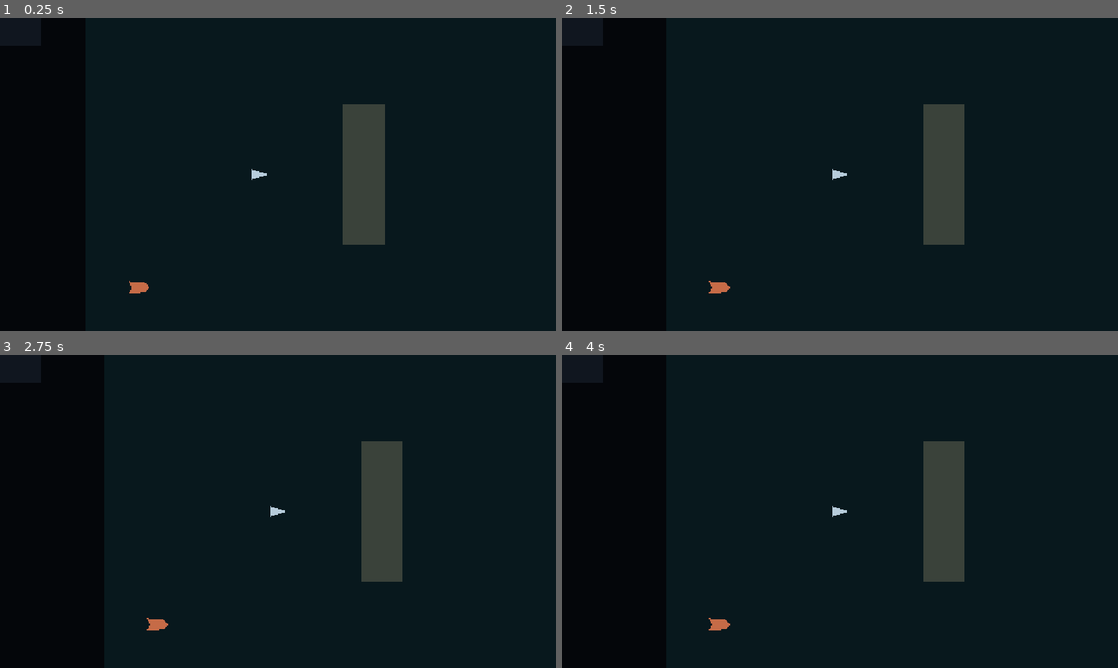
Above: before the commit, frames 1-4 (two rows, left to right).
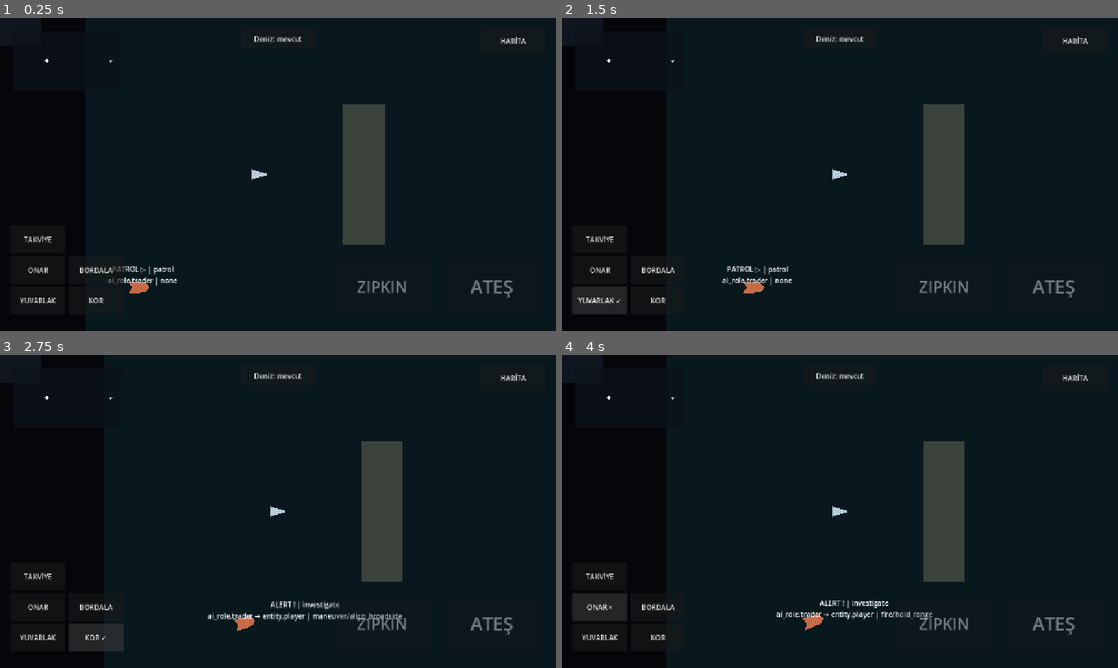
Above: after the commit, the same moments.

Repository: TheOsmanYILDIRIM/SeaCraft
Game: Godot game, scene res://src/presentation/bootstrap.tscn
Same seed, same stepped clock (60 frames per second), same inputs: the game is played once before the commit and once after it.
Inputs (mouse positions are in pixels of both pictures, inside the frame that each line leads up to):
- Up to frame 1 (0.25 s): no input
- Up to frame 2 (1.5 s): click (600, 299) at 0.5 s, where only the run after the commit has a clickable "YUVARLAK"; click (600, 299) at 1.25 s, where only the run after the commit has a clickable "YUVARLAK ✓"
- Up to frame 3 (2.75 s): click (94, 636) at 2 s, where only the run after the commit has a clickable "KOR"
- Up to frame 4 (4 s): click (656, 636) at 2.75 s, where only the run after the commit has a clickable "KOR ✓"; click (600, 608) at 3.5 s, where only the run after the commit has a clickable "ONAR"

The runs differ from the first frame. In frame 1, 1.2% of the frame differs, in the area x 3-95%, y 5-92%; in frame 2, 2.2%; in frame 3, 2.5%, in the area x 3-95%, y 5-95%; in frame 4, 2.4%.
Error before the commit: Parse Error: Function "_int_between()" not found in base self. (res://src/simulation/progression/prg05_economy_state.gd:103)

Commit message:
fix(prg05): complete integer validation and historical migration fixtures

Diff:
--- a/src/simulation/progression/prg05_economy_state.gd
+++ b/src/simulation/progression/prg05_economy_state.gd
@@ -291,6 +291,9 @@
 	var probe := FactionRelationResolver.new()
 	return probe.restore_state(data.get("relations"))
 
+static func _int_between(value: Variant, lo: int, hi: int) -> bool:
+	return _bounded(value, lo, hi)
+
 static func _bounded(value: Variant, lo: int, hi: int) -> bool:
 	return typeof(value) == TYPE_INT and int(value) >= lo and int(value) <= hi
 
--- a/tests/unit/test_prg02_progression.gd
+++ b/tests/unit/test_prg02_progression.gd
@@ -340,6 +340,7 @@
 	legacy.erase("prg02")
 	legacy.erase("prg03")
 	legacy.erase("prg04")
+	legacy.erase("prg05")
 	assert_true(InventoryState.validate_progression_state(legacy))
 	var legacy_bundle := _state(4)
 	var legacy_inventory := legacy_bundle["inventory"] as InventoryState
--- a/tests/unit/test_prg03_progression.gd
+++ b/tests/unit/test_prg03_progression.gd
@@ -258,6 +258,7 @@
 	legacy["version"] = 2
 	legacy.erase("prg03")
 	legacy.erase("prg04")
+	legacy.erase("prg05")
 	assert_true(InventoryState.validate_progression_state(legacy))
 	var migrated := _state()
 	_register_standard(migrated)
--- a/tests/unit/test_prg04_quest.gd
+++ b/tests/unit/test_prg04_quest.gd
@@ -291,6 +291,7 @@
 	var legacy := progression.duplicate(true)
 	legacy["version"] = 3
 	legacy.erase("prg04")
+	legacy.erase("prg05")
 	assert_true(InventoryState.validate_progression_state(legacy))
 	var migrated := _state()
 	assert_true(migrated.restore_progression(legacy))
